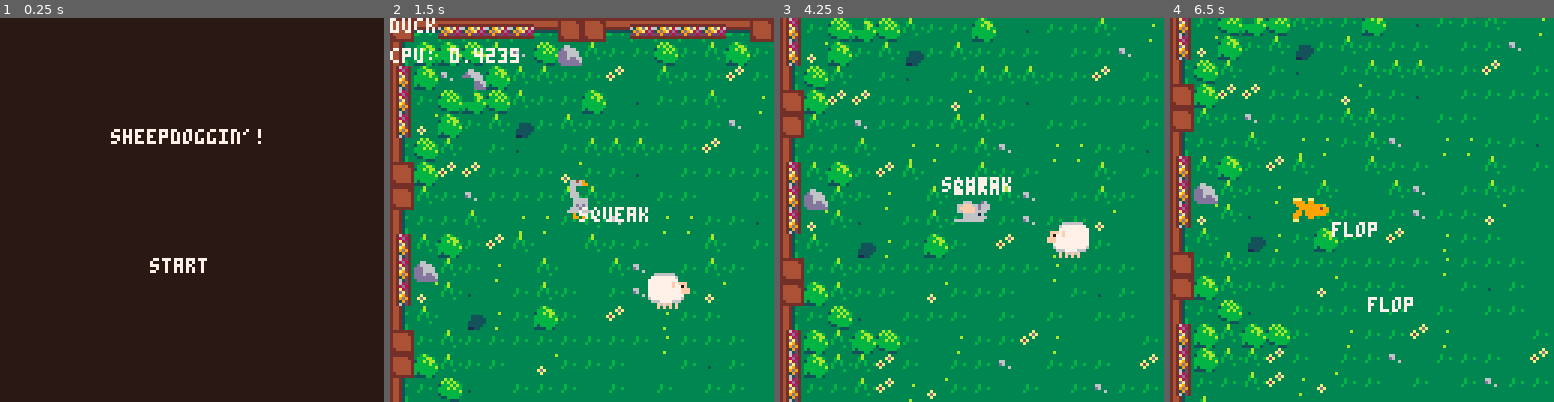
Above: before the commit, frames 1-4 (left to right).
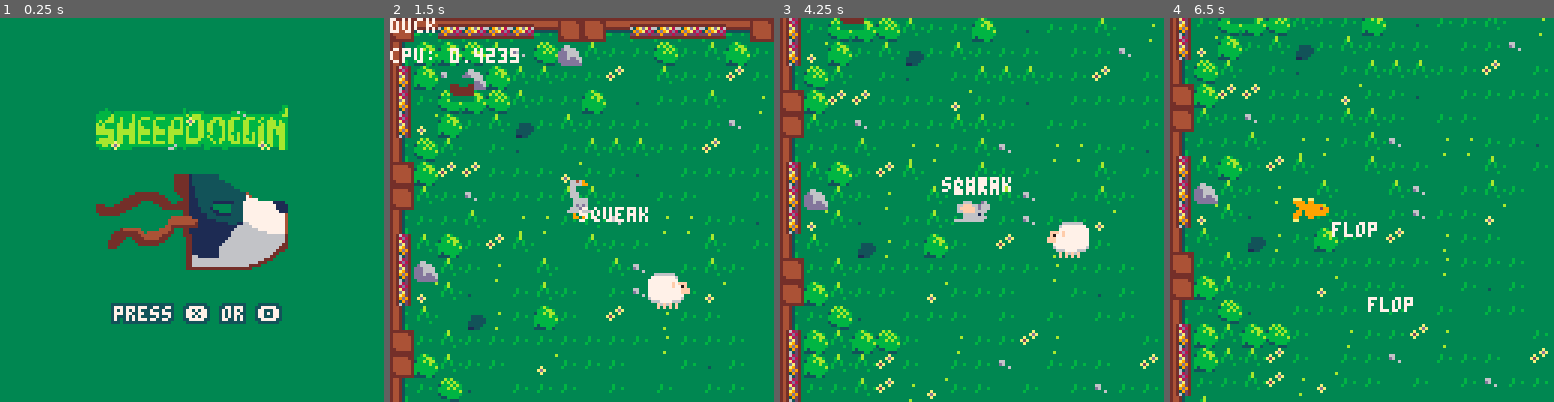
Above: after the commit, the same moments.

Repository: kitasuna/sheepdoggin
Game: PICO-8 cartridge sheepdoggin.p8
Same seed, same stepped clock (60 frames per second), same inputs: the game is played once before the commit and once after it.
Inputs:
- Up to frame 1 (0.25 s): no input
- Up to frame 2 (1.5 s): tap O (Z key) at 0.33, 0.7, 1.43 s; tap X (X key) at 1.07 s
- Up to frame 3 (4.25 s): hold Left 1.97-2.37 s; tap X (X key) every 0.33 s from 2.07 to 4.07 s; tap O (Z key) at 2.22, 3.1, 3.98 s; hold Down 2.42-2.82 s; hold Right 2.87-3.53 s; hold Up 3.58-4.08 s; hold Right from 4.13 s (still down)
- Up to frame 4 (6.5 s): tap X (X key) every 0.33 s from 4.4 to 6.4 s; release Right at 4.53 s; hold Down 4.58-5.08 s; tap O (Z key) at 4.87, 5.75 s; hold Left 5.13-5.8 s; hold Up 5.85-6.18 s; hold Left from 6.23 s (still down)

The runs differ from the first frame. In frame 1, 100% of the frame differs, in the area x 0-100%, y 0-100%; in frame 2, 0.2%; in frame 3, 0.1%; in frame 4, less than 0.1%.

Commit message:
add titlescreen

Diff:
--- a/_title.lua
+++ b/_title.lua
@@ -14,8 +14,10 @@
 function title:draw()
     camera()
     cls()
-    print("sheepdoggin'!", 37, 37, 3)
-    print("start", 50, 80, 3)
+    -- print("sheepdoggin'!", 37, 37, 3)
+    rectfill(0,0,128,128,8)
+    map(75,9,8,12,14,11)
+    print("\^o9ffpress \151 or \142", 38, 96, 3)
 end
 
 -- lose stuff
--- a/sheepdoggin.p8
+++ b/sheepdoggin.p8
@@ -283,18 +283,18 @@
 7145525240414153414151544141414054405454414054405454545454545441415454414352414146414542464246710000000000000000000000000000000000000000000000000000000000000000000000000000000000000000000000000000000000000000000000000000000000000000000000000000000000000000
 7142414641414142424154414154544141414054544354545454544154524141544343425446545252435441425341710000000000000000000000000000000000000000000000000000000000000000000000000000000000000000000000000000000000000000000000000000000000000000000000000000000000000000
 7840404254434340424654434340405141545454545253545454544054545454414141524141425441544141424145790000000000000000005443434040514154545454525354545400000000000000000000000000000000000000000000000000000000000000000000000000000000000000000000000000000000000000
-7442454052425454424040545442544140404154405440544351545454435441544141524141424241414141534245750000000000000000004054544254414040415440544054435100000000000000000000000000000000000000000000000000000000000000000000000000000000000000000000000000000000000000
-7455424043544254544246544042405452545454545441415454545454545441414141524141555541415446544441750000000000000000004654404240545254545454544141545400000000000000000000000000000000000000000000000000000000000000000000000000000000000000000000000000000000000000
-7453425154404240544046404053545440414140545454544052545454545441544141414141414641424142414345750000000000000000004640405354544041414054545454405200000000000000000000000000000000000000000000000000000000000000000000000000000000000000000000000000000000000000
-7842544943404540545254434040545440514046404354405440545454544643545254415441524141545341424641750000000000000000005443404054544051404640435440544000000000000000000000000000000000000000000000000000000000000000000000000000000000000000000000000000000000000000
-7140424040404040404040434040405454404054544040544040405454545454544154415154414241544141414144710000000000000000004043404040545440405454404054404000000000000000000000000000000000000000000000000000000000000000000000000000000000000000000000000000000000000000
-7145424040545340404054544051415440405454404040544040545454545454544040544040404042404042524045710000000000000000005454405141414141414141404054404000000000000000000000000000000000000000000000000000000000000000000000000000000000000000000000000000000000000000
-7840445154404040544054405440415440545440405452434054434040544054545440434346494a46544042464046790000000000000000005440544041414141414141545243405400000000000000000000000000000000000000000000000000000000000000000000000000000000000000000000000000000000000000
-7445424544405443404052435454544040404040514040554653404040544054545440524040595a5543434040425179000000000000000000524354545415164b4c4041404055465300000000000000000000000000000000000000000000000000000000000000000000000000000000000000000000000000000000000000
-744542425240544040465440404054524054434340404040404040544052544054545454524643444943544642534279000000000000000000544040405425265b5c0141404040404000000000000000000000000000000000000000000000000000000000000000000000000000000000000000000000000000000000000000
-74404042524353404054405440464040544054405454404040404343545440545454545454404244494a52464042407900000000000000000040544046403536402e1154544040404000000000000000000000000000000000000000000000000000000000000000000000000000000000000000000000000000000000000000
-78424040464040544040404040404340434043434040404351405443404040404054405454544045595a5243424242790000000000000000004040404052191a3d3e4040404043514000000000000000000000000000000000000000000000000000000000000000000000000000000000000000000000000000000000000000
-71404455404040404240404040404342434052544040404054405440404640544040405441544043555a4040404042710000000000000000004040404043424340525440404040544000000000000000000000000000000000000000000000000000000000000000000000000000000000000000000000000000000000000000
+744245405242545442404054544254414040415440544054435154545443544154414152414142424141414153424575000000000000000000405454425441404041544054405443510000a0a1a0a1a0a1a0a1a0a1a0a1a0a1000000000000000000000000000000000000000000000000000000000000000000000000000000
+745542404354425454424654404240545254545454544141545454545454544141414152414155554141544654444175000000000000000000465440424054525454545454414154540000b0a0b1b0b1b0b1b0b1b0b1b0a1b1000000000000000000000000000000000000000000000000000000000000000000000000000000
+745342515440424054404640405354544041414054545454405254545454544154414141414141464142414241434575000000000000000000464040535454404141405454545440520000b0b0a08081828384858687a0b1a1000000000000000000000000000000000000000000000000000000000000000000000000000000
+784254494340454054525443404054544051404640435440544054545454464354525441544152414154534142464175000000000000000000544340405454405140464043544054400000a0b1a09091929394959697a0a0b1000000000000000000000000000000000000000000000000000000000000000000000000000000
+714042404040404040404043404040545440405454404054404040545454545454415441515441424154414141414471000000000000000000404340404054544040545440405440400000b0a1a0a0a0a0a0a0a0a0a0a0b0a1000000000000000000000000000000000000000000000000000000000000000000000000000000
+714542404054534040405454405141544040545440404054404054545454545454404054404040404240404252404571000000000000000000545440514141414141414140405440400000a0b1a088898a8b8c8d8e8fa0a0b1000000000000000000000000000000000000000000000000000000000000000000000000000000
+7840445154404040544054405440415440545440405452434054434040544054545440434346494a4654404246404679000000000000000000544054404141414141414154524340540000b0a1a098999a9b9c9d9e9fa0b0a1000000000000000000000000000000000000000000000000000000000000000000000000000000
+7445424544405443404052435454544040404040514040554653404040544054545440524040595a5543434040425179000000000000000000524354545415164b4c404140405546530000a0b1a0a8a9aaabacadaeafa0a0b1000000000000000000000000000000000000000000000000000000000000000000000000000000
+744542425240544040465440404054524054434340404040404040544052544054545454524643444943544642534279000000000000000000544040405425265b5c014140404040400000b0a1a0b8b9babbbcbdbebfa0b0a1000000000000000000000000000000000000000000000000000000000000000000000000000000
+74404042524353404054405440464040544054405454404040404343545440545454545454404244494a52464042407900000000000000000040544046403536402e115454404040400000a0b1b0b0b0b0b0b0b0b0b0b0a0a1000000000000000000000000000000000000000000000000000000000000000000000000000000
+78424040464040544040404040404340434043434040404351405443404040404054405454544045595a5243424242790000000000000000004040404052191a3d3e404040404351400000a0a1a0a1a0a1a0a1a0a1a0a1a0a1000000000000000000000000000000000000000000000000000000000000000000000000000000
+71404455404040404240404040404342434052544040404054405440404640544040405441544043555a404040404271000000000000000000404040404342434052544040404054400000b0b1b0b1b0b1b0b1b0b1b0b1b0b1000000000000000000000000000000000000000000000000000000000000000000000000000000
 7140425343435142425443434451424044405440404043405440545244544042544440544154524054404342514355710000000000000000004343445142404440544040404340544000000000000000000000000000000000000000000000000000000000000000000000000000000000000000000000000000000000000000
 7840464046425440404042404040404042404046554040434444524040404040544043404054425454404346544046790000000000000000000000000000000000000000000000000000000000000000000000000000000000000000000000000000000000000000000000000000000000000000000000000000000000000000
 7445424342534353425242404353424042434046544053404353534240514042404040404442544042465442424642790000000000000000000000000000000000000000000000000000000000000000000000000000000000000000000000000000000000000000000000000000000000000000000000000000000000000000
Not shown, changed: 32 lines of the sprite sheet (__gfx__) section of sheepdoggin.p8
